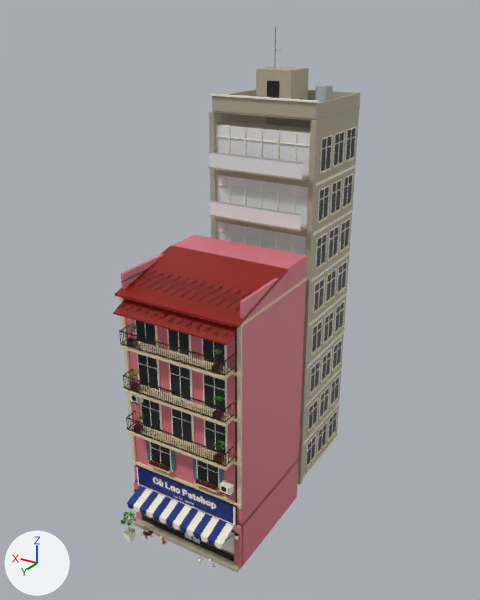
Renders of the FBX model Assets/PhoViet/Art/Streets/PV_StreetShop04_Petshop.fbx from each side of a commit.
Both versions are drawn from a 50 mm lens placed at (-20.6, 31.5, 32.2), pointed at (0.0, -2.8, 15.0). Every picture has the same lights, and +X, +Y and +Z are marked at lower left. The picture after the commit comes second. Objects named as collision shapes, trigger or cutter boxes, shadow casters or lower levels of detail are left out. Where no turn or scale is listed for an object, it has been applied to the vertices. Vertices at exactly the same position are counted once.

The first picture shows 'PV_StreetShop04_Petshop_LOD0'.
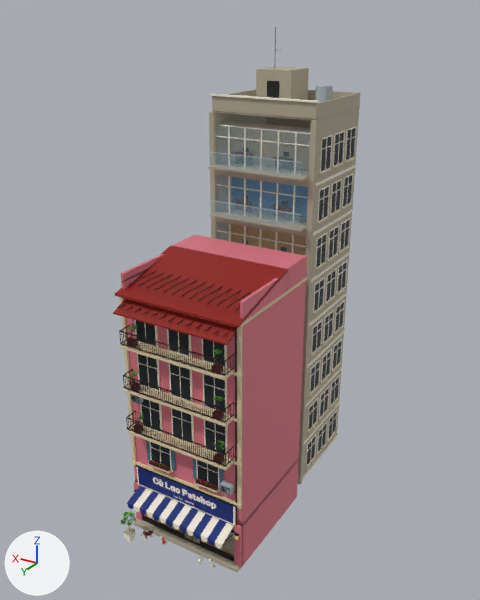
Where the change shows, as pixel boxes [x1, y1, x2, y2] in the pictures (480 x 600 px):
'PV_StreetShop04_Petshop_LOD0', recoloured, surface changed
    both: [125, 122, 347, 556]
part 1 of me_pv_streetshop04_petshop_lod0, reshaped
    before: [131, 396, 140, 405]
    after: [130, 394, 140, 404]
part 2 of me_pv_streetshop04_petshop_lod0, reshaped
    after: [220, 480, 234, 495]
part 3 of me_pv_streetshop04_petshop_lod0, surface changed
    both: [140, 397, 233, 488]

Diff of the bpy script that builds the scene:
```diff
--- a/Assets/PhoViet/Art/Streets/PV_StreetShop04_Petshop.fbx.py
+++ b/Assets/PhoViet/Art/Streets/PV_StreetShop04_Petshop.fbx.py
@@ mat_pv_streetglass @@
 mat_pv_streetglass = principled_material('PV_StreetGlass')
-mat_pv_streetglass.base_color = (0.8, 0.8, 0.8)  # white #e7e7e7
+mat_pv_streetglass.base_color = (0.32, 0.55, 0.67)  # cyan #99c4d6
+mat_pv_streetglass.alpha = 0.22
@@ me_pv_streetshop04_petshop_lod0 @@
 # used by ob_pv_streetshop04_petshop_lod0; location = (0.0, 0.0, 0.0)
-me_pv_streetshop04_petshop_lod0.from_pydata(...)  # 21012 vertices, 17805 faces; spans x -4.2..4.2, y -12.5..6.2, z 0.0..31.4
+me_pv_streetshop04_petshop_lod0.from_pydata(...)  # 22048 vertices, 18449 faces; spans x -4.2..4.2, y -12.5..6.2, z 0.0..31.4
+# me_pv_streetshop04_petshop_lod0 part 1: 2 vertices moved within x 3.0..3.1, y 4.3, z 10.0; 23 vertices removed from x 3.0..3.6, y 3.9..4.4, z 9.9..10.4; 517 vertices added at x 2.9..3.7, y 3.8..4.4, z 9.9..10.5
+# me_pv_streetshop04_petshop_lod0 part 2: 4 vertices removed from x -3.5, y 4.3, z 5.8..6.2; 338 vertices added at x -3.6..-2.9, y 3.9..4.4, z 5.7..6.2
+# me_pv_streetshop04_petshop_lod0 part 3: 4 kept faces spanning x -3.6..3.7, y 3.9..4.3, z 5.7..10.5 get new texture (UV) coordinates
+# other edits to the shape of me_pv_streetshop04_petshop_lod0 do not show in these pictures
 me_pv_streetshop04_petshop_lod0.materials.append(mat_pv_streetatlas)
```
